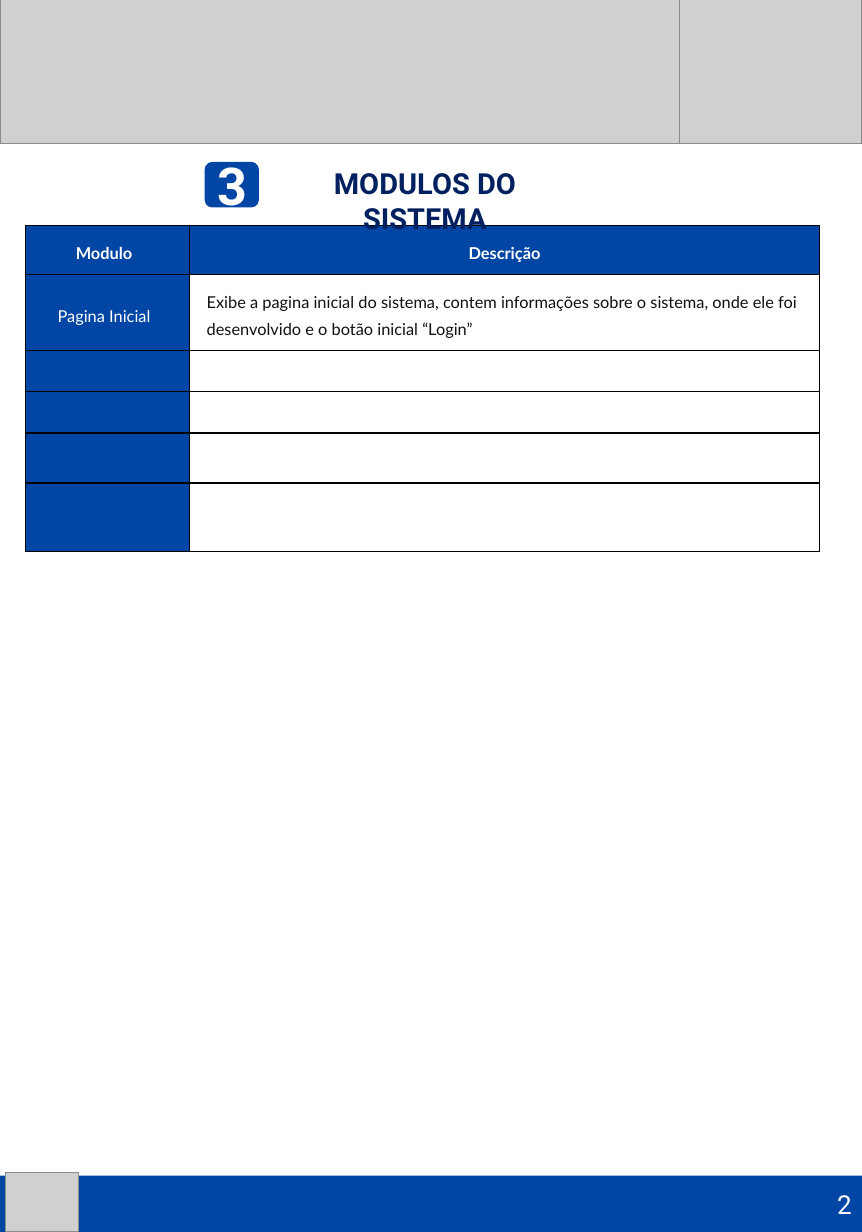
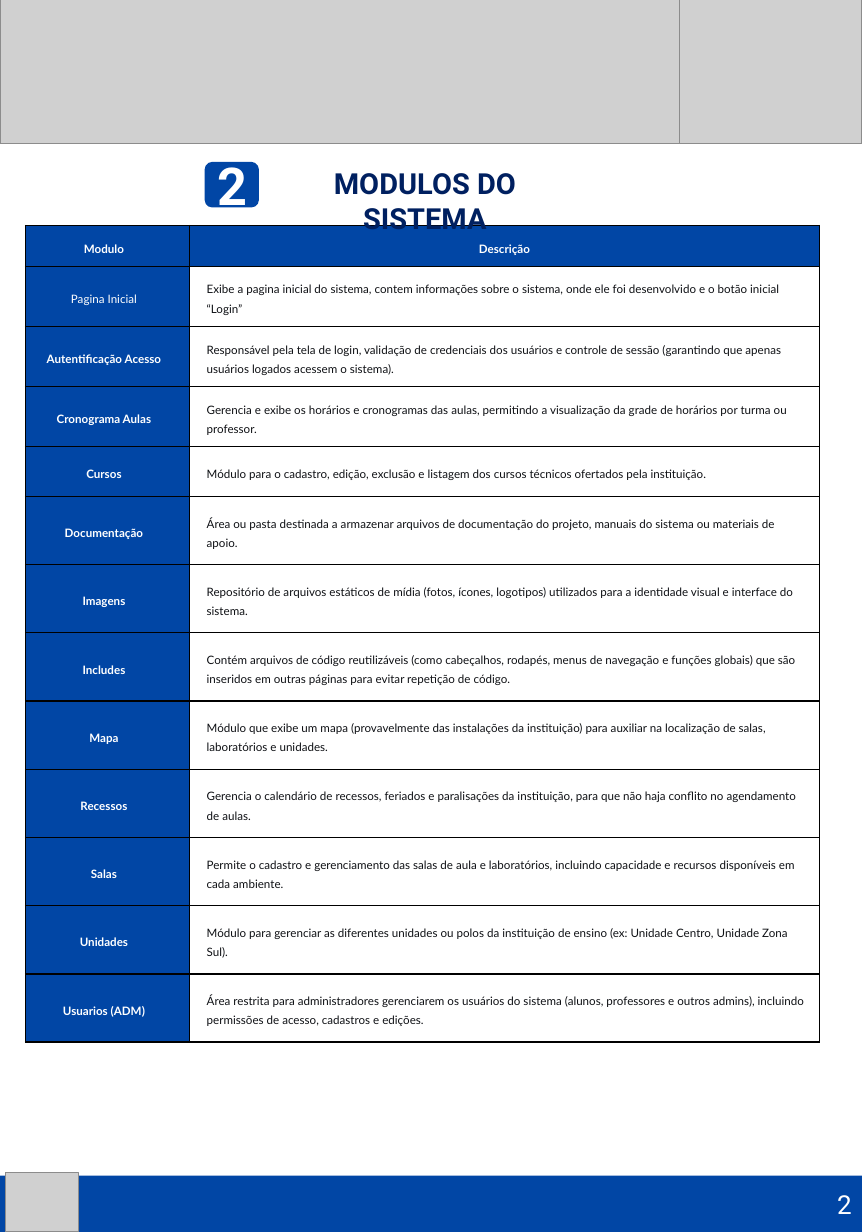
Before and after one commit to MariposaDaProgramacao/Projeto-Integrador, a slide deck: slide 3 of DOCUMENTACAO/Sistema de Gerenciamento de Ambientes - Documentação.pptx (slide 5 before the commit). Drawn at 862x1232 pixels with LibreOffice and Linux fonts; fonts in the diff are those of the drawing; grey boxes stand for pictures. Boxes give left, top, right and bottom in pixels: in the first picture for what was removed or moved away, otherwise in the second. Text is boxed around its words. In the diff, an @@ line names an element or a change of style, - is before the commit and + after.

Commit message:
Documentação
Atualizações da documentação + imagem (esquema visual)

```diff
--- a/DOCUMENTACAO/Sistema de Gerenciamento de Ambientes - Documentação.pptx
+++ b/DOCUMENTACAO/Sistema de Gerenciamento de Ambientes - Documentação.pptx
@@ text in rounded rectangle at box(217, 162, 247, 208): text changed @@
-3
+2
@@ table at box(26, 225, 820, 1030) @@
-row 3:  | 
-row 4:  | 
-row 5:  | 
-row 6:  | 
+row 3: Autentificação Acesso | Responsável pela tela de login, validação de credenciais dos usuários e controle de sessão (garantindo que apenas usuários logados acessem o sistema).
+row 4: Cronograma Aulas | Gerencia e exibe os horários e cronogramas das aulas, permitindo a visualização da grade de horários por turma ou professor.
+row 5: Cursos | Módulo para o cadastro, edição, exclusão e listagem dos cursos técnicos ofertados pela instituição.
+row 6: Documentação | Área ou pasta destinada a armazenar arquivos de documentação do projeto, manuais do sistema ou materiais de apoio.
+row 7: Imagens | Repositório de arquivos estáticos de mídia (fotos, ícones, logotipos) utilizados para a identidade visual e interface do sistema.
+row 8: Includes | Contém arquivos de código reutilizáveis (como cabeçalhos, rodapés, menus de navegação e funções globais) que são inseridos em outras páginas para evitar repetição de código.
+row 9: Mapa | Módulo que exibe um mapa (provavelmente das instalações da instituição) para auxiliar na localização de salas, laboratórios e unidades.
+row 10: Recessos | Gerencia o calendário de recessos, feriados e paralisações da instituição, para que não haja conflito no agendamento de aulas.
+row 11: Salas | Permite o cadastro e gerenciamento das salas de aula e laboratórios, incluindo capacidade e recursos disponíveis em cada ambiente.
+row 12: Unidades | Módulo para gerenciar as diferentes unidades ou polos da instituição de ensino (ex: Unidade Centro, Unidade Zona Sul).
+row 13: Usuarios (ADM) | Área restrita para administradores gerenciarem os usuários do sistema (alunos, professores e outros admins), incluindo permissões de acesso, cadastros e edições.
```
Also in this commit, not shown: 1 other slide changed, 15 slides added, 3 slides removed, 2 other files.
